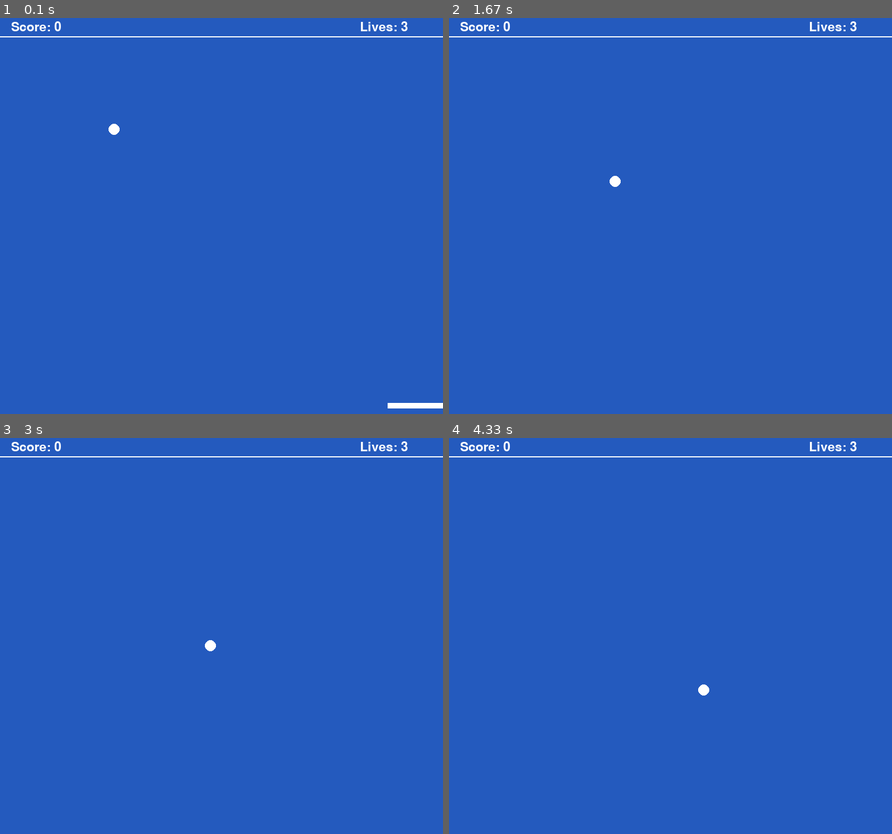
Above: before the commit, frames 1-4 (two rows, left to right).
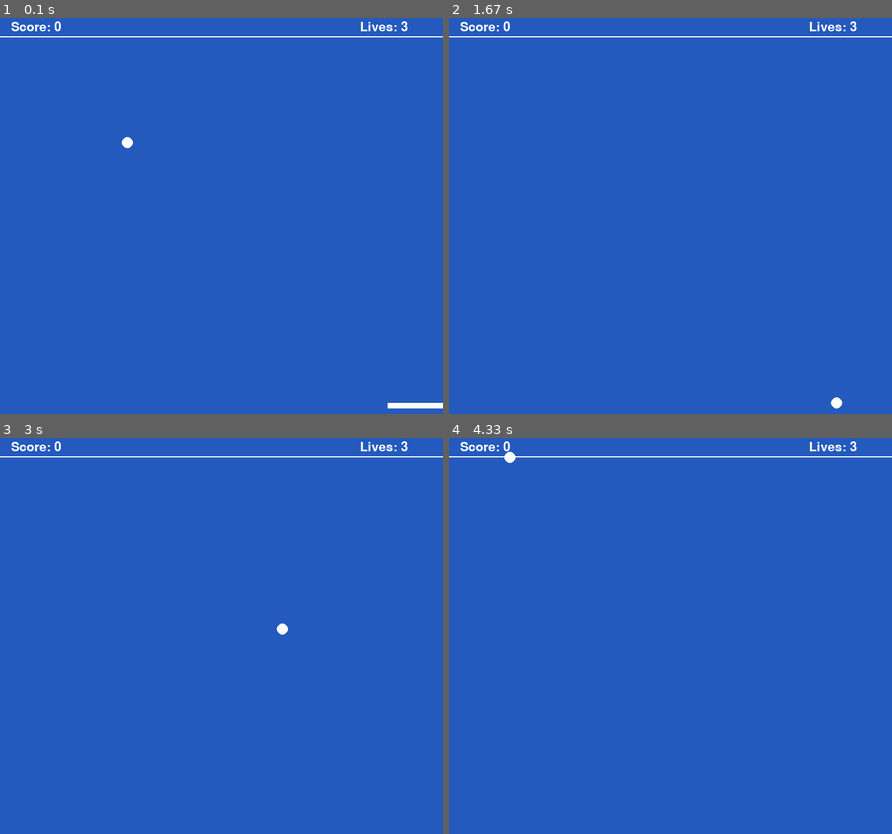
Above: after the commit, the same moments.

Repository: jmiko4/Pygame
Game: pygame game, started from game.py
Same seed, same stepped clock (60 frames per second), same inputs: the game is played once before the commit and once after it.
Inputs:
- Up to frame 1 (0.1 s): no input
- Up to frame 2 (1.67 s): hold Right 0.33-0.8 s; hold Right 0.83-1.3 s; hold Left from 1.33 s (still down)
- Up to frame 3 (3 s): release Left at 1.87 s; hold Left 1.9-2.3 s; hold Right 2.33-2.97 s
- Up to frame 4 (4.33 s): hold Left 3-3.47 s; hold Right 3.5-3.97 s; hold Right from 4 s (still down)

The runs differ from the first frame. In frame 1, 0.1% of the frame differs, in the area x 24-30%, y 26-33%; in frame 2, 0.1%; in frame 3, 0.1%; in frame 4, 0.1%.

Commit message:
ball velocity

Diff:
--- a/ball.py
+++ b/ball.py
@@ -3,12 +3,12 @@
 
 class ball():
 
-    def __init__(self):
+    def __init__(self, velocity):
         #establish variables
         self.center_x = 200
         self.center_y = 200
-        self.velocity_dx = 1
-        self.velocity_dy = 1
+        self.velocity_dx = velocity
+        self.velocity_dy = velocity
 
     def draw(self, screen, color):
         #draw the ball to the screen
--- a/game.py
+++ b/game.py
@@ -32,6 +32,7 @@
 
 score = 0
 lives = 3
+ball_velocity = 5
 
 carryOn = True
 
@@ -42,7 +43,7 @@
 
 clock = pygame.time.Clock()
 
-ball = ball()
+ball = ball(ball_velocity)
 
 while carryOn:
     # --- Main event loop
